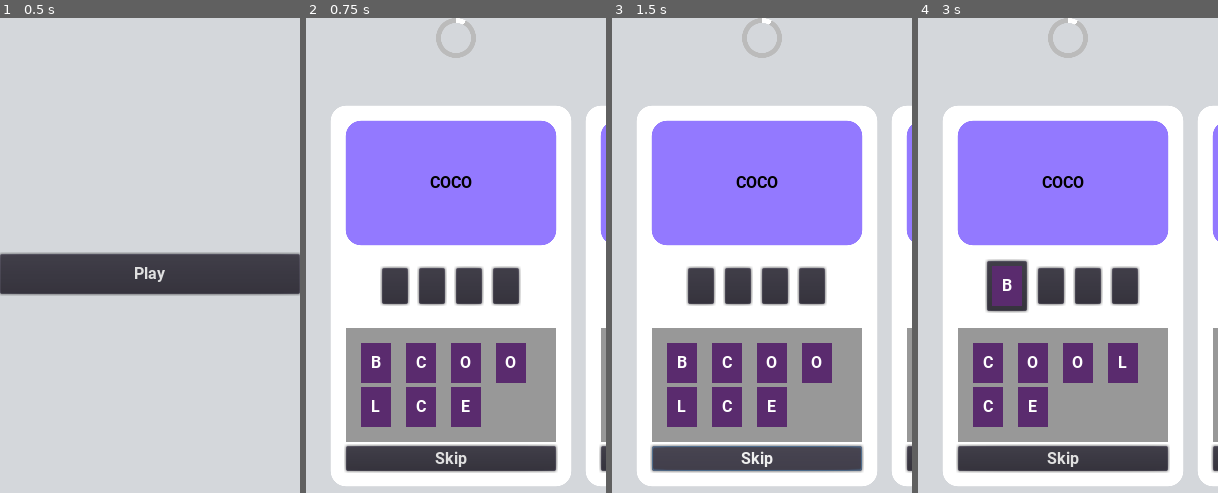
Above: before the commit, frames 1-4 (left to right).
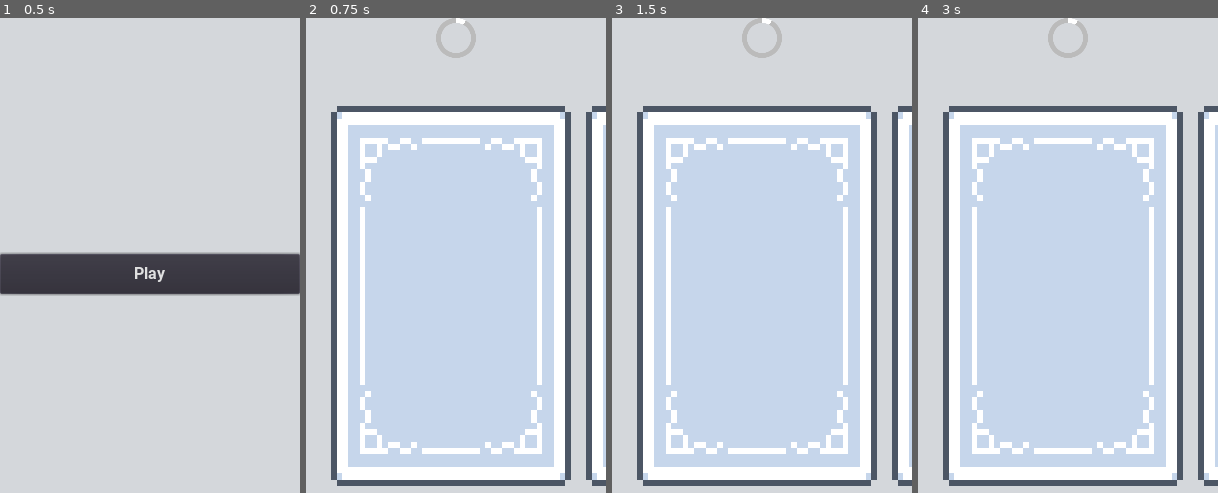
Above: after the commit, the same moments.

Repository: LoneDespair/comsci-card_game
Game: Godot game, scene res://src/main/main.tscn
Two runs of this game, one before a commit and one after it. Both use one fixed random seed, a clock stepped at 60 frames per second and the inputs below.
Inputs (mouse positions are in pixels of both pictures, inside the frame that each line leads up to):
- Up to frame 1 (0.5 s): no input
- Up to frame 2 (0.75 s): click "Play" at 0.5 s
- Up to frame 3 (1.5 s): click (756, 459) at 1.25 s, where only the run before the commit has a clickable "Skip"
- Up to frame 4 (3 s): click (1062, 459) at 2 s, where only the run before the commit has a clickable "Skip"; click (987, 364) at 2.75 s, where only the run before the commit has a clickable "B"

Frame 1 is identical in both runs. In frame 2, 59% of the frame differs, in the area x 8-100%, y 18-99%; in frame 3, 59%; in frame 4, 59%.

Commit message:
added card texture

Diff:
--- a/src/card/card.tscn
+++ b/src/card/card.tscn
@@ -1,32 +1,10 @@
-[gd_scene load_steps=9 format=2]
+[gd_scene load_steps=7 format=2]
 
 [ext_resource path="res://src/card/initiator.gd" type="Script" id=1]
 [ext_resource path="res://src/card/answer_logic.gd" type="Script" id=2]
 [ext_resource path="res://src/card/letter_logic.gd" type="Script" id=4]
 [ext_resource path="res://src/card/selection_logic.gd" type="Script" id=5]
 [ext_resource path="res://src/card/checker.gd" type="Script" id=6]
-
-[sub_resource type="StyleBoxFlat" id=2]
-content_margin_left = 15.0
-content_margin_right = 15.0
-content_margin_top = 15.0
-content_margin_bottom = 15.0
-bg_color = Color( 1, 1, 1, 1 )
-corner_radius_top_left = 15
-corner_radius_top_right = 15
-corner_radius_bottom_right = 15
-corner_radius_bottom_left = 15
-
-[sub_resource type="StyleBoxFlat" id=3]
-content_margin_left = 15.0
-content_margin_right = 15.0
-content_margin_top = 15.0
-content_margin_bottom = 15.0
-bg_color = Color( 0.580392, 0.478431, 1, 1 )
-corner_radius_top_left = 15
-corner_radius_top_right = 15
-corner_radius_bottom_right = 15
-corner_radius_bottom_left = 15
 
 [sub_resource type="StyleBoxFlat" id=4]
 content_margin_left = 15.0
@@ -51,57 +29,57 @@
 anchor_right = 1.0
 anchor_bottom = 1.0
 rect_pivot_offset = Vector2( 120, 190 )
-custom_styles/panel = SubResource( 2 )
+theme_type_variation = "FrontCard"
 
-[node name="VBoxContainer" type="VBoxContainer" parent="ui"]
-margin_left = 15.0
-margin_top = 15.0
-margin_right = 225.0
-margin_bottom = 365.0
+[node name="content" type="VBoxContainer" parent="ui"]
+unique_name_in_owner = true
+margin_left = 23.0
+margin_top = 24.0
+margin_right = 217.0
+margin_bottom = 356.0
 
-[node name="VBoxContainer" type="VBoxContainer" parent="ui/VBoxContainer"]
-margin_right = 210.0
-margin_bottom = 287.0
+[node name="VBoxContainer" type="VBoxContainer" parent="ui/content"]
+margin_right = 194.0
+margin_bottom = 269.0
 size_flags_vertical = 3
 
-[node name="question" type="Label" parent="ui/VBoxContainer/VBoxContainer"]
+[node name="question" type="Label" parent="ui/content/VBoxContainer"]
 unique_name_in_owner = true
-margin_right = 210.0
-margin_bottom = 208.0
+margin_right = 194.0
+margin_bottom = 190.0
 size_flags_vertical = 3
-custom_styles/normal = SubResource( 3 )
 text = "Question here"
 align = 1
 valign = 1
 
-[node name="answer" type="HBoxContainer" parent="ui/VBoxContainer/VBoxContainer"]
+[node name="answer" type="HBoxContainer" parent="ui/content/VBoxContainer"]
 unique_name_in_owner = true
-margin_top = 212.0
-margin_right = 210.0
-margin_bottom = 287.0
+margin_top = 194.0
+margin_right = 194.0
+margin_bottom = 269.0
 rect_min_size = Vector2( 0, 75 )
 custom_constants/separation = 7
 alignment = 1
 
-[node name="PanelContainer2" type="PanelContainer" parent="ui/VBoxContainer"]
-margin_top = 291.0
-margin_right = 210.0
-margin_bottom = 321.0
+[node name="PanelContainer2" type="PanelContainer" parent="ui/content"]
+margin_top = 273.0
+margin_right = 194.0
+margin_bottom = 303.0
 custom_styles/panel = SubResource( 4 )
 
-[node name="selection" type="HFlowContainer" parent="ui/VBoxContainer/PanelContainer2"]
+[node name="selection" type="HFlowContainer" parent="ui/content/PanelContainer2"]
 unique_name_in_owner = true
 margin_left = 15.0
 margin_top = 15.0
-margin_right = 195.0
+margin_right = 179.0
 margin_bottom = 15.0
 custom_constants/hseparation = 15
 
-[node name="skip" type="Button" parent="ui/VBoxContainer"]
+[node name="skip" type="Button" parent="ui/content"]
 unique_name_in_owner = true
-margin_top = 325.0
-margin_right = 210.0
-margin_bottom = 350.0
+margin_top = 307.0
+margin_right = 194.0
+margin_bottom = 332.0
 text = "Skip"
 
 [node name="checker" type="Node" parent="."]
--- a/src/main/default_theme.tres
+++ b/src/main/default_theme.tres
@@ -1,12 +1,29 @@
-[gd_resource type="Theme" load_steps=9 format=2]
+[gd_resource type="Theme" load_steps=13 format=2]
 
 [ext_resource path="res://src/main/roboto-bold.ttf" type="DynamicFontData" id=1]
+[ext_resource path="res://src/main/card_empty.png" type="Texture" id=2]
+[ext_resource path="res://src/main/card_back.png" type="Texture" id=3]
+
+[sub_resource type="StyleBoxTexture" id=10]
+content_margin_left = 24.0
+content_margin_right = 24.0
+content_margin_top = 24.0
+content_margin_bottom = 24.0
+texture = ExtResource( 3 )
+region_rect = Rect2( 0, 0, 42, 60 )
+
+[sub_resource type="StyleBoxTexture" id=5]
+content_margin_left = 23.0
+content_margin_right = 23.0
+content_margin_top = 24.0
+content_margin_bottom = 24.0
+texture = ExtResource( 2 )
 
 [sub_resource type="StyleBoxFlat" id=3]
 
 [sub_resource type="StyleBoxFlat" id=4]
 
-[sub_resource type="StyleBoxFlat" id=5]
+[sub_resource type="StyleBoxFlat" id=9]
 
 [sub_resource type="StyleBoxFlat" id=6]
 
@@ -20,9 +37,13 @@
 
 [resource]
 default_font = SubResource( 1 )
+BackCard/base_type = "PanelContainer"
+BackCard/styles/panel = SubResource( 10 )
+FrontCard/base_type = "PanelContainer"
+FrontCard/styles/panel = SubResource( 5 )
 HScrollBar/styles/grabber = SubResource( 3 )
 HScrollBar/styles/grabber_highlight = SubResource( 4 )
-HScrollBar/styles/grabber_pressed = SubResource( 5 )
+HScrollBar/styles/grabber_pressed = SubResource( 9 )
 HScrollBar/styles/scroll = SubResource( 6 )
 HScrollBar/styles/scroll_focus = SubResource( 7 )
 Label/colors/font_color = Color( 0, 0, 0, 1 )
--- a/src/play/initiator.gd
+++ b/src/play/initiator.gd
@@ -21,9 +21,11 @@
 		checker.connect("correct", self, "correct")
 		checker.setup(key)
 
+		card_scn.get_node("ui").theme_type_variation = "BackCard"
+		card_scn.get_node("%content").hide()
 
 
 
 
 func correct() -> void:
-	scroll.scroll_horizontal += 300
+	scroll.scroll_horizontal += 250
--- a/src/play/play.tscn
+++ b/src/play/play.tscn
@@ -34,7 +34,8 @@
 margin_right = 300.0
 margin_bottom = 512.0
 rect_min_size = Vector2( 300, 0 )
-size_flags_horizontal = 6
+mouse_filter = 2
+size_flags_horizontal = 3
 size_flags_vertical = 3
 follow_focus = true
 scroll_vertical_enabled = false
Binary file added: src/main/card_back.png
Not shown, added: src/main/card_back.png.import
Binary file added: src/main/card_empty.png
Not shown, added: src/main/card_empty.png.import
